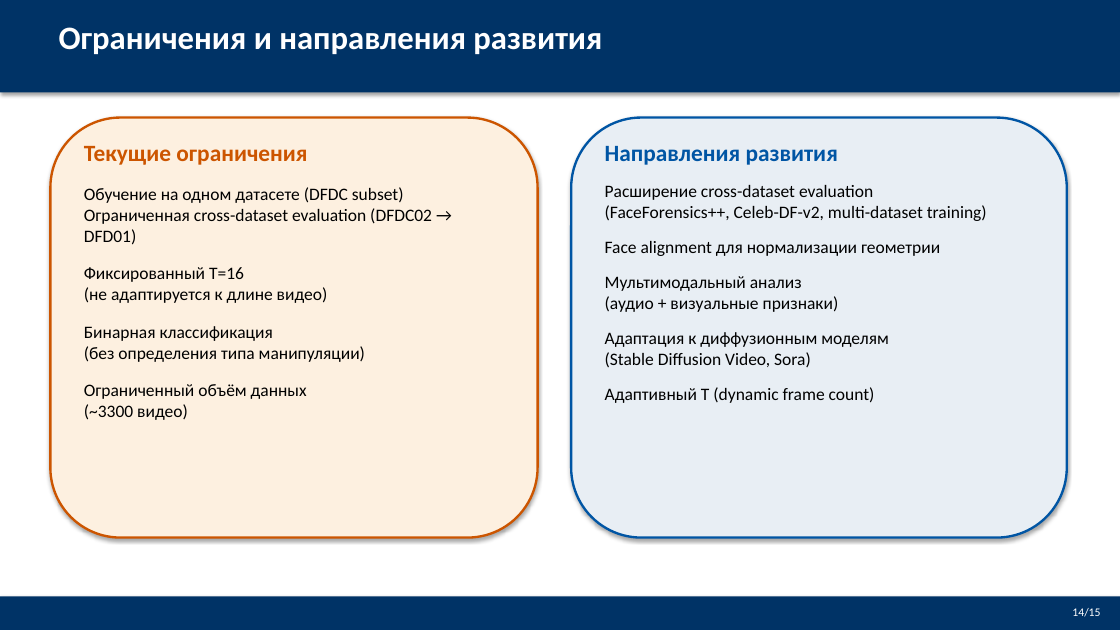
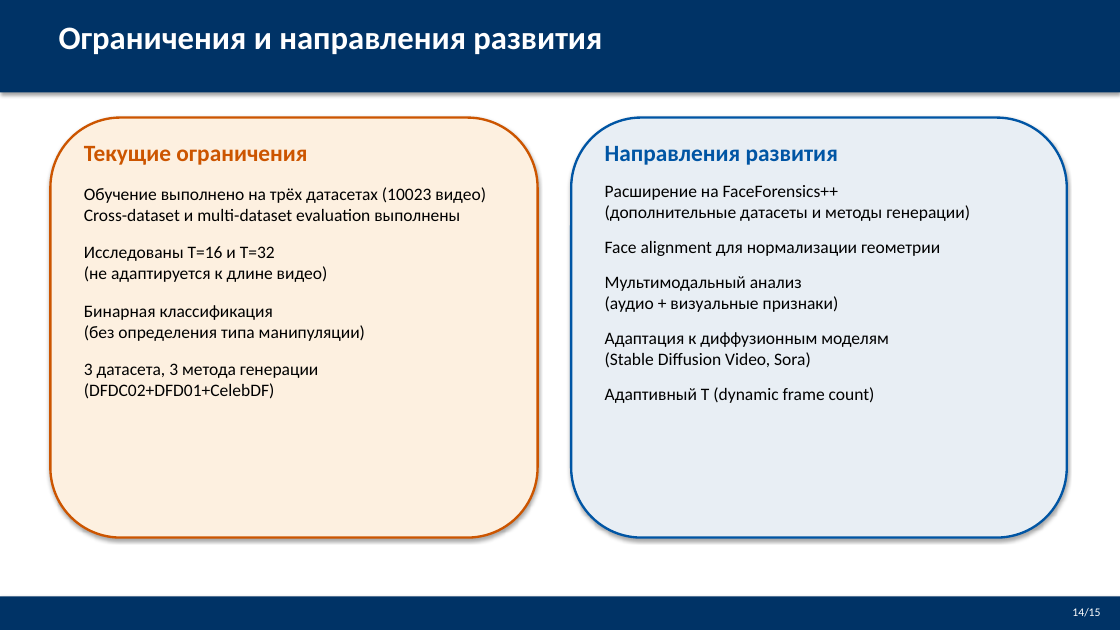
Before and after one commit to Jokeera/deepfake-detection, a slide deck: slide 14 of VKRDoc/Defense_Presentation_v2.pptx. Drawn at 1120x630 pixels with LibreOffice and Linux fonts; fonts in the diff are those of the drawing. Boxes give left, top, right and bottom in pixels: in the first picture for what was removed or moved away, otherwise in the second. Text is boxed around its words. In the diff, an @@ line names an element or a change of style, - is before the commit and + after.

Commit message:
Update presentations and guide with 3-dataset results (AUC 0.959)

```diff
--- a/VKRDoc/Defense_Presentation_v2.pptx
+++ b/VKRDoc/Defense_Presentation_v2.pptx
@@ text at (84, 187, 486, 282): text changed @@
-Обучение на одном датасете (DFDC subset)
-Ограниченная cross-dataset evaluation (DFDC02 → DFD01)
-Фиксированный T=16
-(не адаптируется к длине видео)
+Обучение выполнено на трёх датасетах (10023 видео)
+Cross-dataset и multi-dataset evaluation выполнены
+Исследованы T=16 и T=32
+(не адаптируется к длине видео)
@@ text at (605, 185, 970, 221): text changed @@
-Расширение cross-dataset evaluation
-(FaceForensics++, Celeb-DF-v2, multi-dataset training)
+Расширение на FaceForensics++
+(дополнительные датасеты и методы генерации)
@@ text at (84, 363, 318, 399): text changed @@
-Ограниченный объём данных
-(~3300 видео)
+3 датасета, 3 метода генерации
+(DFDC02+DFD01+CelebDF)
```
Also in this commit, not shown: 1 other slide changed, 2 other files.
